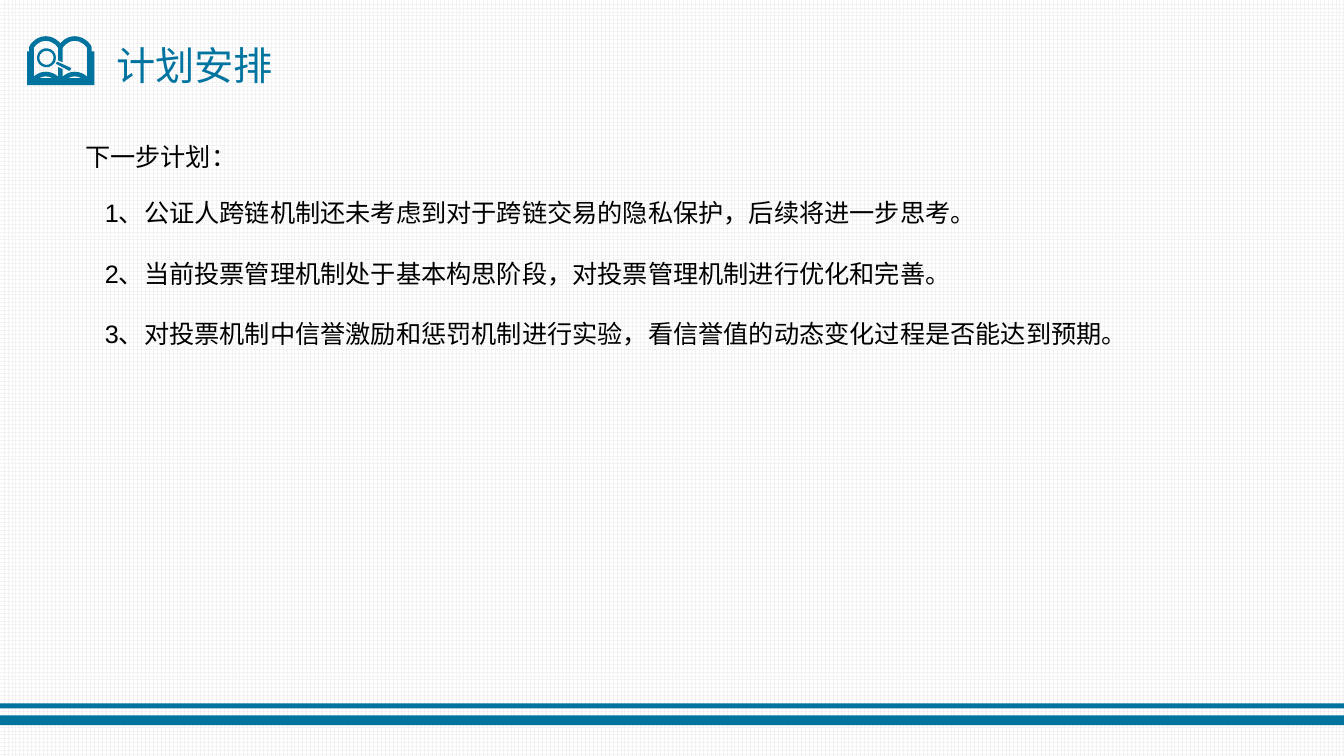
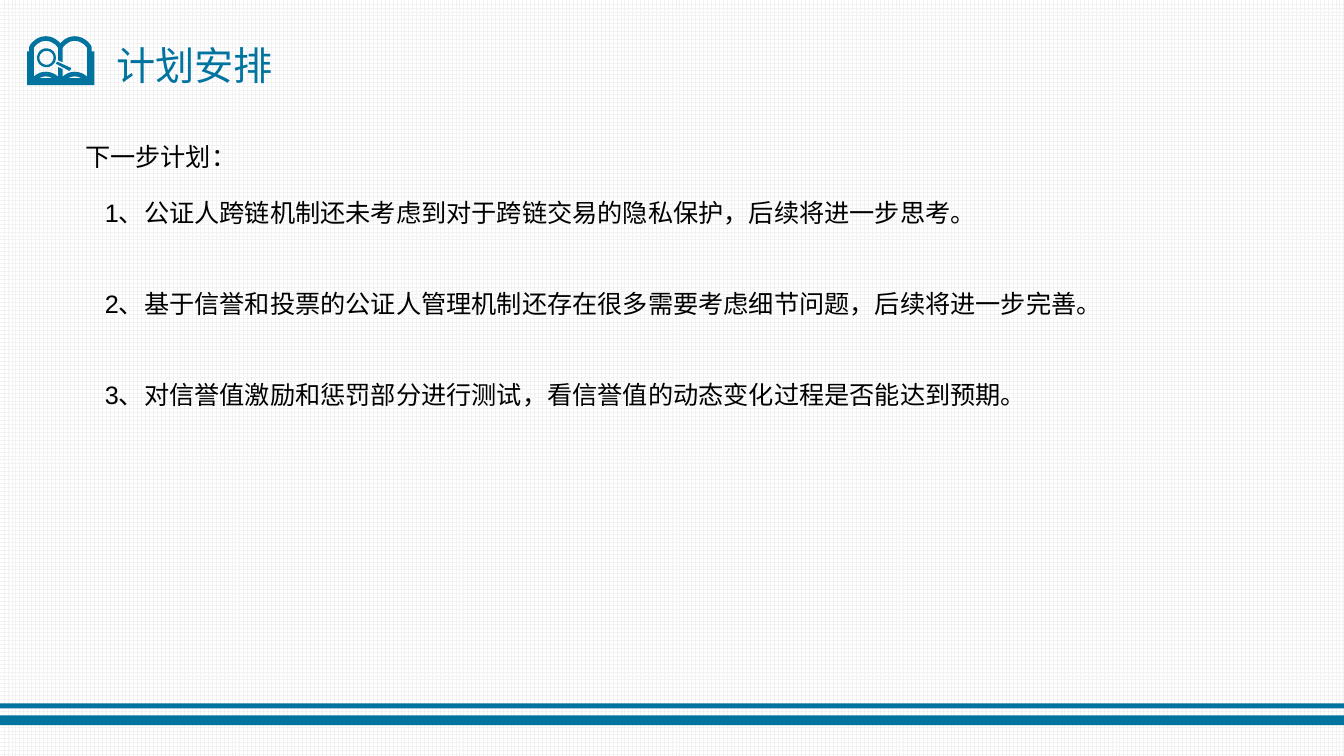
Before and after one commit to jiangquanli-0304/notary, a slide deck: slide 21 of 开题报告.pptx (slide 22 before the commit). Drawn at 1344x756 pixels with LibreOffice and Linux fonts; fonts in the diff are those of the drawing. Boxes give left, top, right and bottom in pixels: in the first picture for what was removed or moved away, otherwise in the second. Text is boxed around its words. In the diff, an @@ line names an element or a change of style, - is before the commit and + after.

```diff
--- a/开题报告.pptx
+++ b/开题报告.pptx
@@ text at bbox=[105, 293, 1102, 407]: text changed @@
-2、当前投票管理机制处于基本构思阶段，对投票管理机制进行优化和完善。
-3、对投票机制中信誉激励和惩罚机制进行实验，看信誉值的动态变化过程是否能达到预期。
+2、基于信誉和投票的公证人管理机制还存在很多需要考虑细节问题，后续将进一步完善。
+3、对信誉值激励和惩罚部分进行测试，看信誉值的动态变化过程是否能达到预期。
```
Also in this commit, not shown: 12 other slides changed, 1 slide added, 2 slides removed, 6 other files.
